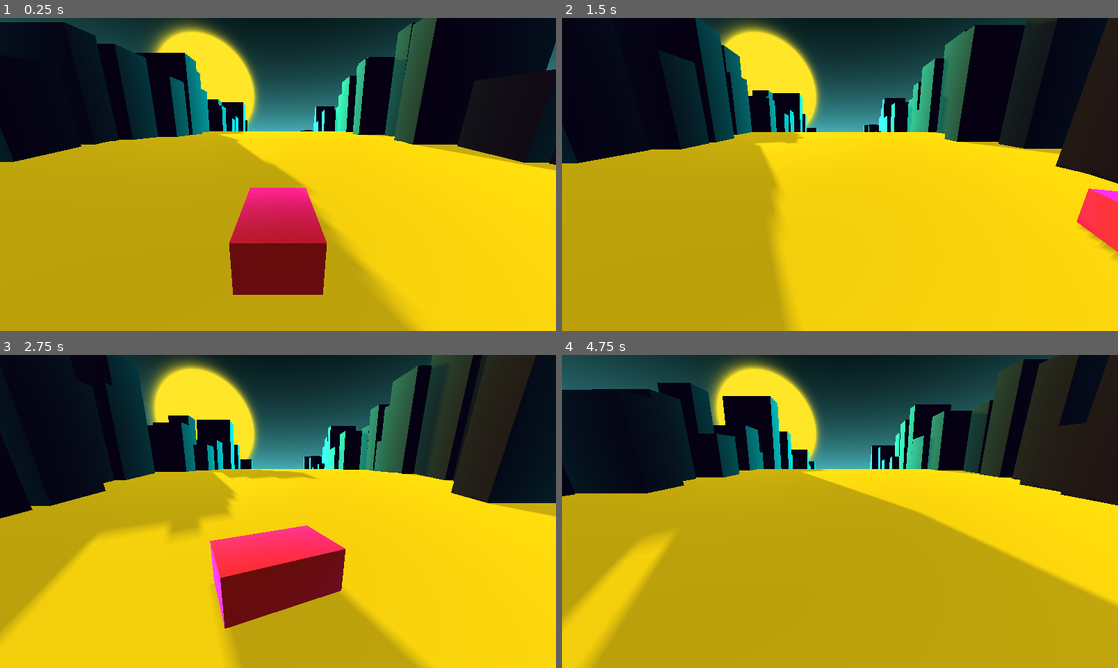
Above: before the commit, frames 1-4 (two rows, left to right).
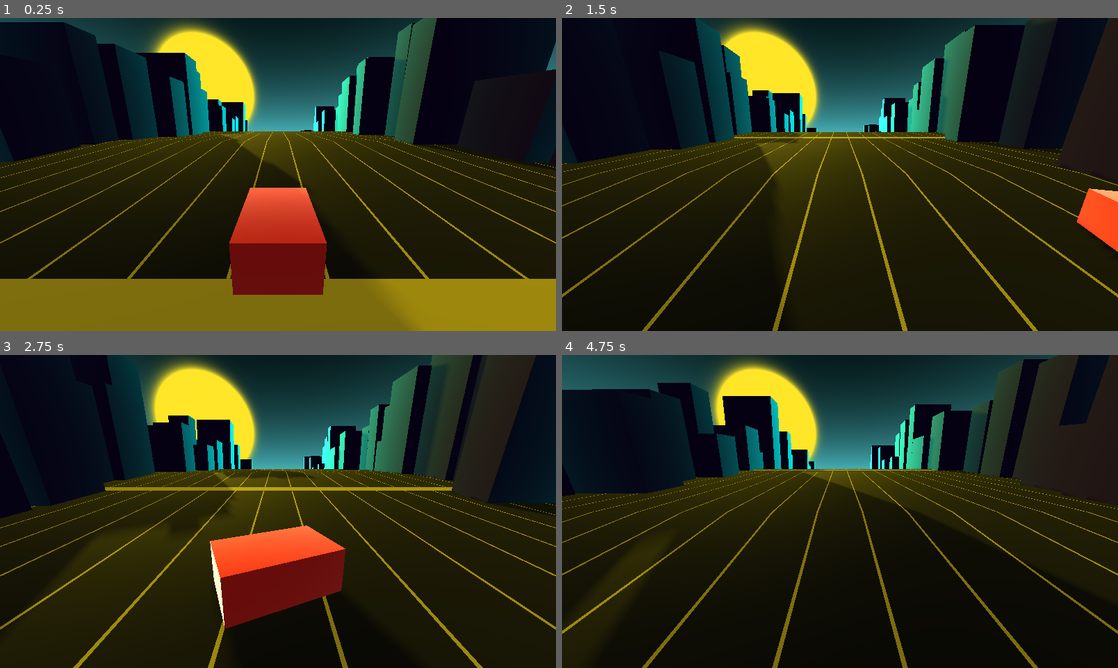
Above: after the commit, the same moments.

Repository: bjornarprytz/waves
Game: Godot game, scene res://main.tscn
Same seed, same stepped clock (60 frames per second), same inputs: the game is played once before the commit and once after it.
Inputs:
- Up to frame 1 (0.25 s): no input
- Up to frame 2 (1.5 s): hold Right (ui_right) 0.53-1.28 s; hold Left (ui_left) from 1.28 s (still down)
- Up to frame 3 (2.75 s): release Left (ui_left) at 2.03 s; hold Right (ui_right) from 2.03 s (still down)
- Up to frame 4 (4.75 s): release Right (ui_right) at 3.53 s; hold Left (ui_left) from 3.53 s (still down)

The runs differ from the first frame. In frame 1, 57% of the frame differs, in the area x 0-100%, y 36-100%; in frame 2, 59%; in frame 3, 56%; in frame 4, 60%.

Commit message:
road shader

Diff:
--- a/src/car.tscn
+++ b/src/car.tscn
@@ -1,18 +1,18 @@
 [gd_scene load_steps=5 format=3 uid="uid://dnlnc82km7nue"]
 
 [ext_resource type="Script" uid="uid://ghdg8kw3r0wl" path="res://car.gd" id="1_7822p"]
-[ext_resource type="Shader" path="res://building.gdshader" id="2_shader"]
+[ext_resource type="Shader" uid="uid://c66d5b73aoxyv" path="res://building.gdshader" id="2_shader"]
+
+[sub_resource type="BoxMesh" id="BoxMesh_h2yge"]
+size = Vector3(0.605, 0.4, 1)
 
 [sub_resource type="ShaderMaterial" id="ShaderMaterial_car"]
 render_priority = 0
 shader = ExtResource("2_shader")
-shader_parameter/edge_color = Color(1, 0.062745, 0.941176, 1)
+shader_parameter/edge_color = Color(0.99051315, 0.46834642, 0.41103393, 1)
 shader_parameter/base_color = Color(0.905882, 0.14902, 0.133333, 1)
 shader_parameter/edge_thickness = 0.3
 shader_parameter/edge_glow = 2.5
-
-[sub_resource type="BoxMesh" id="BoxMesh_h2yge"]
-size = Vector3(0.605, 0.4, 1)
 
 [node name="Car" type="MeshInstance3D"]
 transform = Transform3D(1, 0, 0, 0, 0.99999994, 0, 0, 0, 0.99999994, 0, 0, 0)
--- a/src/ground.gdshader
+++ b/src/ground.gdshader
@@ -3,15 +3,18 @@
 uniform vec3 road_color : source_color = vec3(0.1, 0.1, 0.1);
 uniform vec3 sidewalk_color : source_color = vec3(0.3, 0.3, 0.3);
 uniform vec3 line_color : source_color = vec3(1.0, 1.0, 0.0);
+uniform vec3 grid_color : source_color = vec3(0.0, 1.0, 1.0);
 uniform float line_repeat = 4.0;
 uniform float sidewalk_width = 0.2;
 uniform float line_width = 0.05;
 uniform float scroll_speed = 0.5;
 uniform float time_offset;
+uniform float grid_intensity : hint_range(0.0, 1.0) = 0.3;
+uniform float grid_scale = 20.0;
+uniform float edge_glow : hint_range(0.0, 2.0) = 0.5;
 
 void fragment() {
     vec2 uv = UV;
-
 
     // Split road and sidewalks across X (U axis)
     float u = fract(uv.x); // repeat across the circumference
@@ -23,10 +26,19 @@
 
     vec3 color = road_color;
 
+    // Add grid pattern to road
+    vec2 grid_uv = uv * grid_scale;
+    float grid_x = abs(fract(grid_uv.x) - 0.5);
+    float grid_y = abs(fract(grid_uv.y) - 0.5);
+    float grid = step(0.48, max(grid_x, grid_y));
+
     if (u < left_sidewalk || u > right_sidewalk) {
-        // Sidewalk region
-        color = sidewalk_color;
+        // Sidewalk region with grid
+        color = mix(sidewalk_color, grid_color, grid * grid_intensity * 0.5);
     } else {
+        // Road with grid
+        color = mix(road_color, grid_color, grid * grid_intensity);
+
         // Road lane lines (e.g., dashed center)
         float line = step(0.5 - line_width * 0.5, abs(u - 0.5));
         float dash = step(0.9, v); // dashed pattern
@@ -35,5 +47,11 @@
         }
     }
 
+    // Add edge glow at sidewalk boundaries
+    float edge_dist = min(abs(u - left_sidewalk), abs(u - right_sidewalk));
+    float edge_mask = smoothstep(0.02, 0.0, edge_dist);
+    color = mix(color, line_color, edge_mask * edge_glow);
+
     ALBEDO = color;
+    EMISSION = grid_color * grid * grid_intensity * 0.5 + line_color * edge_mask * edge_glow;
 }
--- a/src/ground.tscn
+++ b/src/ground.tscn
@@ -1,23 +1,23 @@
-[gd_scene load_steps=6 format=3 uid="uid://bccp5jxnm18cp"]
+[gd_scene load_steps=5 format=3 uid="uid://bccp5jxnm18cp"]
 
 [ext_resource type="Shader" uid="uid://cey285dctf074" path="res://ground.gdshader" id="1_t7tip"]
 [ext_resource type="Script" uid="uid://cen7w6j0ng0py" path="res://ground.gd" id="3_tv015"]
 
-[sub_resource type="StandardMaterial3D" id="StandardMaterial3D_tv015"]
-albedo_color = Color(1, 0.9019608, 0.16078432, 1)
-uv1_scale = Vector3(0, 40, 10)
-
 [sub_resource type="ShaderMaterial" id="ShaderMaterial_h2yge"]
 render_priority = 0
 shader = ExtResource("1_t7tip")
-shader_parameter/road_color = Color(0.141176, 0, 0.27451, 1)
-shader_parameter/sidewalk_color = Color(0.545098, 0, 1, 1)
-shader_parameter/line_color = Color(1, 0.0627451, 0.941176, 1)
-shader_parameter/line_repeat = 4.0
+shader_parameter/road_color = Color(0.1, 0.1, 0.1, 1)
+shader_parameter/sidewalk_color = Color(0, 0, 0, 1)
+shader_parameter/line_color = Color(1, 1, 0, 1)
+shader_parameter/grid_color = Color(1, 0.9019608, 0.16078432, 1)
+shader_parameter/line_repeat = 0.0
 shader_parameter/sidewalk_width = 0.2
 shader_parameter/line_width = 0.05
 shader_parameter/scroll_speed = 0.5
 shader_parameter/time_offset = 0.0
+shader_parameter/grid_intensity = 0.50000002375
+shader_parameter/grid_scale = 50.0
+shader_parameter/edge_glow = 0.0
 
 [sub_resource type="CylinderMesh" id="CylinderMesh_ig7tw"]
 material = SubResource("ShaderMaterial_h2yge")
@@ -29,6 +29,5 @@
 
 [node name="Ground" type="MeshInstance3D"]
 transform = Transform3D(-4.371139e-08, 1, 0, -1, -4.371139e-08, 0, 0, 0, 1, 0, 0, 0)
-material_override = SubResource("StandardMaterial3D_tv015")
 mesh = SubResource("CylinderMesh_ig7tw")
 script = ExtResource("3_tv015")
